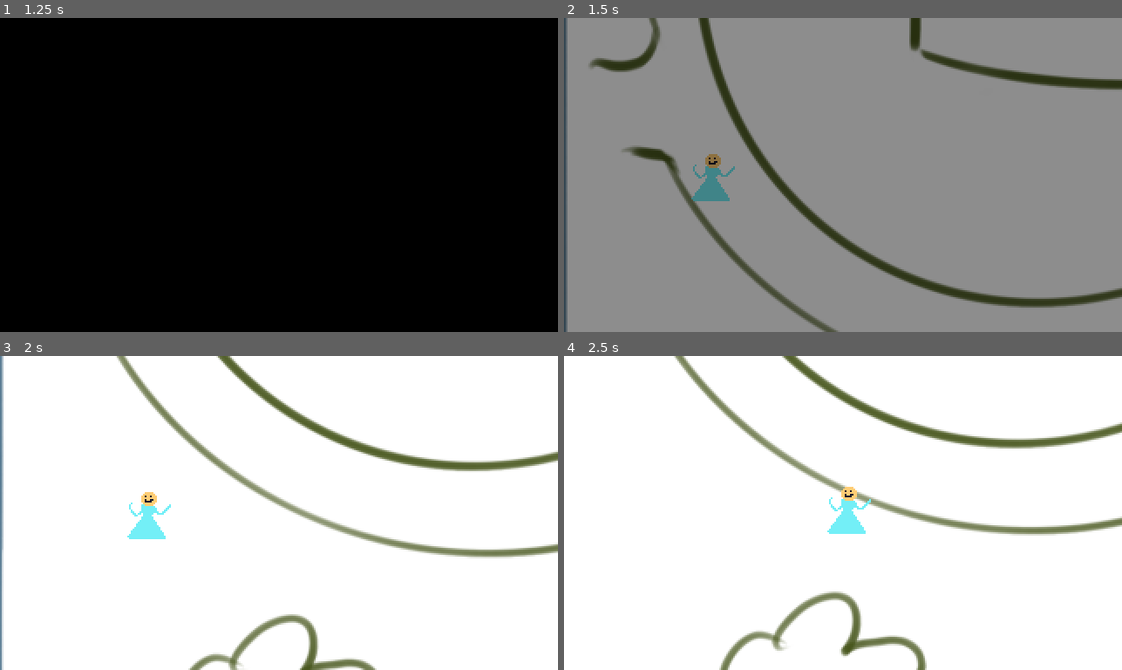
Above: before the commit, frames 1-4 (two rows, left to right).
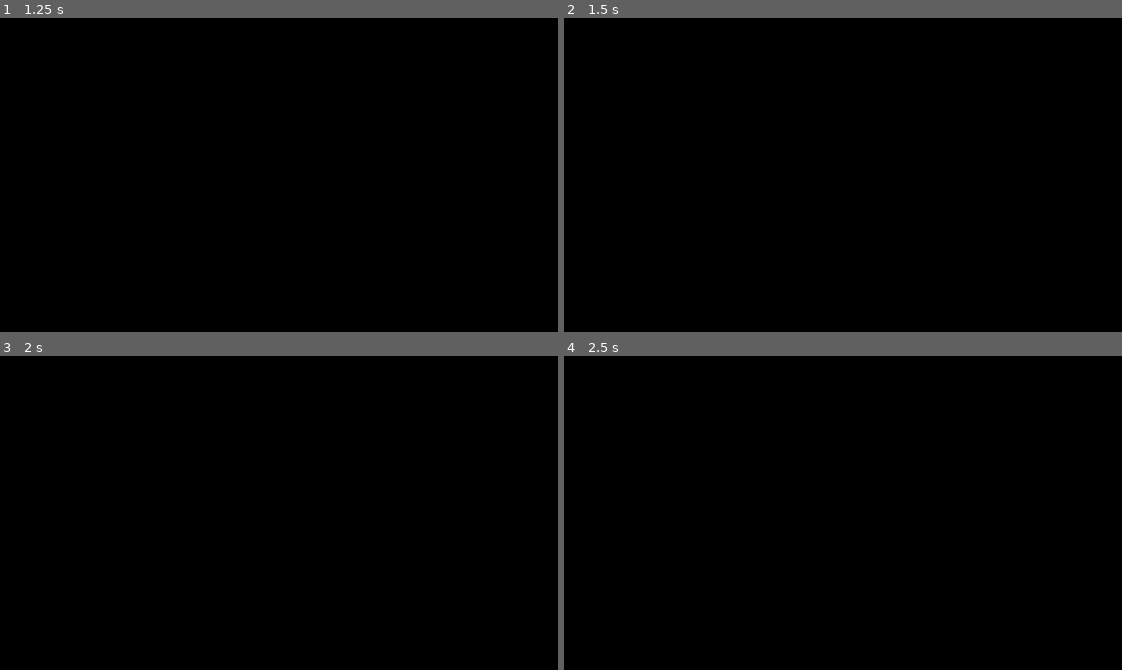
Above: after the commit, the same moments.

Repository: Guzel2/game_jam
Game: Godot game, scene res://scenes/main.tscn
The game is run twice, just before and just after one commit, with the same random seed, the same clock (stepped at 60 frames per second) and the same inputs.
Inputs:
- Up to frame 1 (1.25 s): hold D (right) from 0.53 s (still down)
- Up to frame 2 (1.5 s): release D (right) at 1.28 s; hold S (down) from 1.28 s (still down)
- Up to frame 3 (2 s): keep holding S (down)
- Up to frame 4 (2.5 s): release S (down) at 2.03 s; hold D (right) from 2.03 s (still down)

Frame 1 is identical in both runs. In frame 2, 100% of the frame differs, in the area x 0-100%, y 0-100%; in frame 3, 100%; in frame 4, 100%.

Commit message:
no big changes

Diff:
--- a/godot project/scenes/areas/garden.tscn
+++ b/godot project/scenes/areas/garden.tscn
@@ -2,11 +2,13 @@
 
 [ext_resource type="Script" path="res://scenes/areas/garden.gd" id="1_0kdim"]
 [ext_resource type="Texture2D" uid="uid://dge8v4ach0by7" path="res://sprites/backgrounds/garden.png" id="2_h233g"]
-[ext_resource type="PackedScene" path="res://scenes/custom_objects/player_detector.tscn" id="3_v10f6"]
+[ext_resource type="PackedScene" uid="uid://cd4gnijua4234" path="res://scenes/custom_objects/player_detector.tscn" id="3_v10f6"]
 
 [node name="garden" type="Node2D"]
 z_index = -1
 script = ExtResource("1_0kdim")
+metadata/_edit_horizontal_guides_ = [63.0]
+metadata/_edit_vertical_guides_ = [-298.0]
 
 [node name="bg" type="Sprite2D" parent="."]
 texture = ExtResource("2_h233g")
--- a/godot project/scenes/custom_objects/player_detector.tscn
+++ b/godot project/scenes/custom_objects/player_detector.tscn
@@ -1,4 +1,4 @@
-[gd_scene load_steps=4 format=3]
+[gd_scene load_steps=4 format=3 uid="uid://cd4gnijua4234"]
 
 [ext_resource type="Texture2D" uid="uid://blxsgyb63knds" path="res://sprites/white_square.png" id="1_8kpj4"]
 [ext_resource type="Script" path="res://scenes/custom_objects/player_detector.gd" id="2_xfyqj"]
--- a/godot project/scenes/gameplay.gd
+++ b/godot project/scenes/gameplay.gd
@@ -36,7 +36,7 @@
 			if area_to_load != '':
 				load_next_area(area_to_load)
 				area_to_load = ''
-				set_color_to(Color(1, 1, 1, 1))
+				#set_color_to(Color(1, 1, 1, 1))
 
 	set_camera_position()
 
Not shown: 1 places in godot project/scenes/areas/corridor.tscn that only renumber resources
